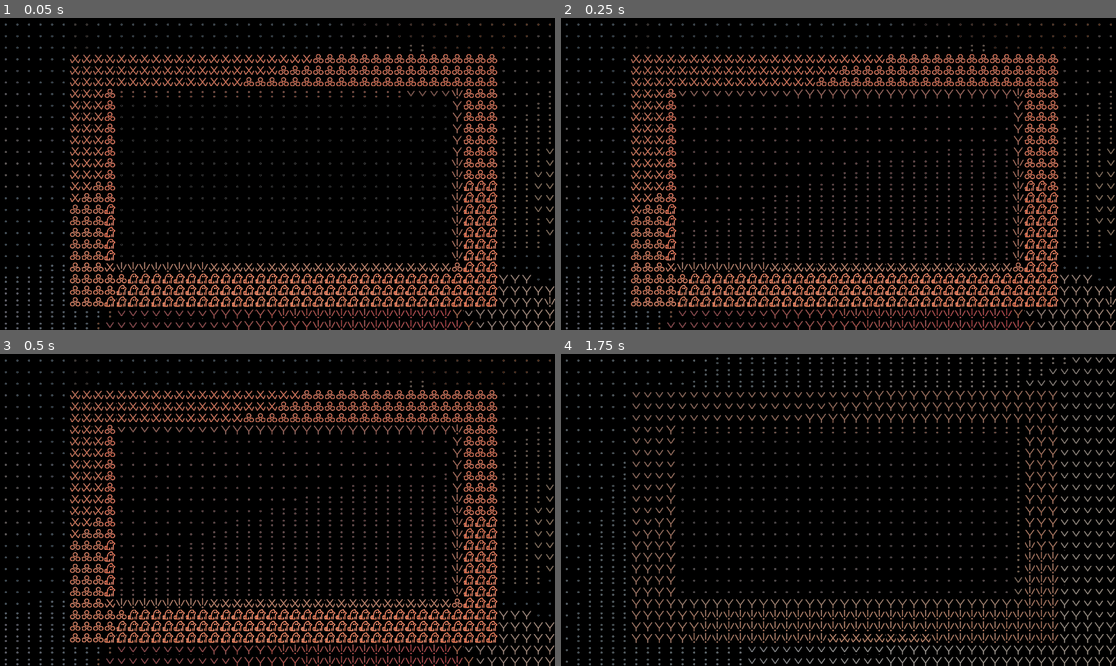
Above: before the commit, frames 1-4 (two rows, left to right).
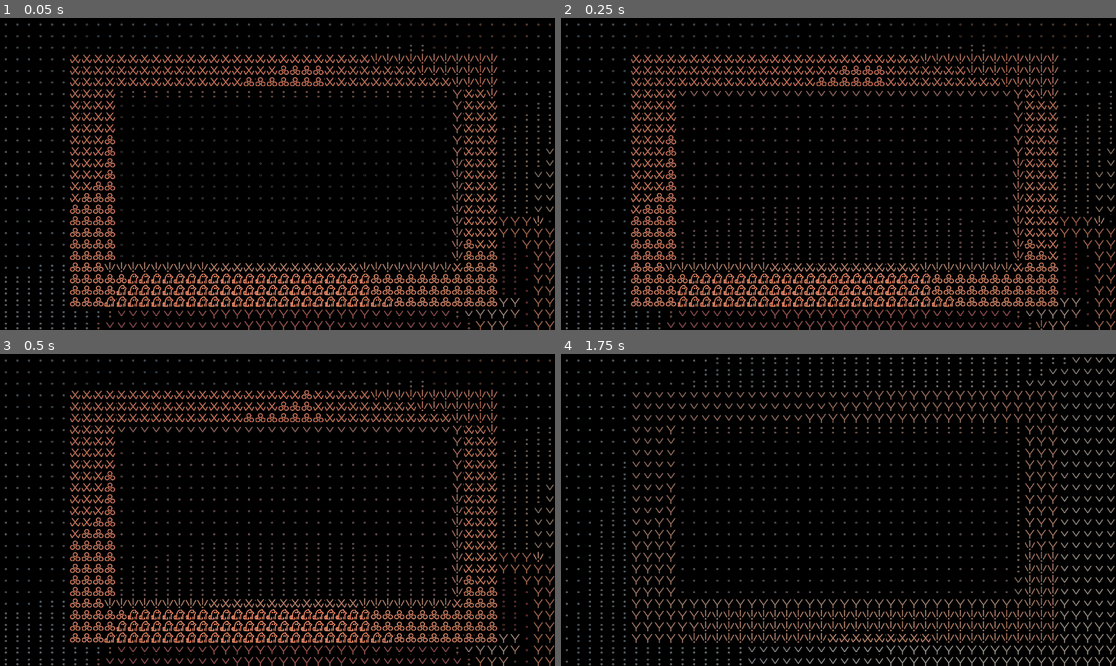
Above: after the commit, the same moments.

Repository: Tchetchouille/ijo-musi
Game: Godot game, scene res://Scenes/SystemsAndManagers/main.tscn
Two runs of this game, one before a commit and one after it. Both use one fixed random seed, a clock stepped at 60 frames per second and the inputs below.
Inputs (mouse positions are in pixels of both pictures, inside the frame that each line leads up to):
- Up to frame 1 (0.05 s): no input
- Up to frame 2 (0.25 s): no input
- Up to frame 3 (0.5 s): no input
- Up to frame 4 (1.75 s): tap Enter (ui_accept) at 0.5, 0.77, 1.52 s; move the mouse to (866, 510) at 0.52 s; hold W (up) from 0.53 s (still down); right-click (866, 510) at 0.6 s; move the mouse to (810, 510) at 1.27 s; right-click (810, 510) at 1.35 s

The runs differ from the first frame. In frame 1, 6.9% of the frame differs, in the area x 18-100%, y 11-100%; in frame 2, 7.8%; in frame 3, 7.8%; in frame 4, nothing differs.

Commit message:
Added basic armchairs to protolevel.

Diff:
--- a/Godot Project/Actual ijo musi Project/actual-ijo-musi-project/Scenes/Levels/proto_level.tscn
+++ b/Godot Project/Actual ijo musi Project/actual-ijo-musi-project/Scenes/Levels/proto_level.tscn
@@ -12,6 +12,7 @@
 [ext_resource type="PackedScene" uid="uid://cvqd1v0rodqk7" path="res://Scenes/Objects/Furniture/basic_carpet.tscn" id="10_8erve"]
 [ext_resource type="PackedScene" uid="uid://du0sda5rvmc1h" path="res://Scenes/Objects/Misc/basic_skeleton.tscn" id="10_vvukb"]
 [ext_resource type="PackedScene" uid="uid://cco2m1ecd7fe5" path="res://Scenes/Objects/Misc/test_box.tscn" id="11_7yymd"]
+[ext_resource type="PackedScene" uid="uid://cusexy548pkov" path="res://Scenes/Objects/Furniture/basic_armchair.tscn" id="11_u56gx"]
 
 [sub_resource type="BoxShape3D" id="BoxShape3D_q0ejg"]
 size = Vector3(0.3, 4, 0.3)
@@ -227,6 +228,12 @@
 
 [node name="BasicCarpet" parent="UnlabeledObjects" instance=ExtResource("10_8erve")]
 transform = Transform3D(1, 0, 0, 0, 1, 0, 0, 0, 1, 0, 0.00682318, 0)
+
+[node name="BasicArmchair" parent="UnlabeledObjects" instance=ExtResource("11_u56gx")]
+transform = Transform3D(0.883308, 0, -0.468793, 0, 1, 0, 0.468793, 0, 0.883308, 1.54307, 0.484777, -2.32887)
+
+[node name="BasicArmchair2" parent="UnlabeledObjects" instance=ExtResource("11_u56gx")]
+transform = Transform3D(-4.19385e-08, -0.959442, 0.281906, 1, -4.37114e-08, 0, 1.23225e-08, 0.281906, 0.959442, -1.71781, 0.617848, -2.65096)
 
 [node name="LocalAmbiance" type="Node3D" parent="."]
 
--- /dev/null
+++ b/Godot Project/Actual ijo musi Project/actual-ijo-musi-project/Scenes/Objects/Furniture/basic_armchair.tscn
@@ -0,0 +1,158 @@
+[gd_scene load_steps=8 format=3 uid="uid://cusexy548pkov"]
+
+[ext_resource type="Material" uid="uid://c3rj5ftppd5dq" path="res://Resources/Materials/basic_wood_material.tres" id="1_driib"]
+[ext_resource type="Material" uid="uid://d4d5hn5yujtj6" path="res://Resources/Materials/basic_metal_material.tres" id="2_6iy8a"]
+
+[sub_resource type="BoxShape3D" id="BoxShape3D_l2hxf"]
+size = Vector3(1.21844, 1.5907, 1.07495)
+
+[sub_resource type="BoxMesh" id="BoxMesh_baxh6"]
+material = ExtResource("1_driib")
+
+[sub_resource type="StandardMaterial3D" id="StandardMaterial3D_7kkg3"]
+albedo_color = Color(0.283727, 0, 0.0188633, 1)
+
+[sub_resource type="BoxMesh" id="BoxMesh_1ft1i"]
+material = SubResource("StandardMaterial3D_7kkg3")
+
+[sub_resource type="TubeTrailMesh" id="TubeTrailMesh_oqjub"]
+material = ExtResource("2_6iy8a")
+
+[node name="BasicArmchair" type="StaticBody3D"]
+
+[node name="CollisionShape3D" type="CollisionShape3D" parent="."]
+transform = Transform3D(1, 0, 0, 0, 1, 0, 0, 0, 1, 0.00442505, 0.295349, 0.100464)
+shape = SubResource("BoxShape3D_l2hxf")
+
+[node name="Model" type="Node3D" parent="."]
+transform = Transform3D(0.8, 0, 0, 0, 0.8, 0, 0, 0, 0.8, 0, 0, 0)
+
+[node name="MeshInstance3D" type="MeshInstance3D" parent="Model"]
+transform = Transform3D(1.5169, 0, 0, 0, 0.224578, 0, 0, 0, 1.34962, 0, 0, 0.157003)
+mesh = SubResource("BoxMesh_baxh6")
+skeleton = NodePath("../..")
+
+[node name="MeshInstance3D3" type="MeshInstance3D" parent="Model"]
+transform = Transform3D(0.235344, 0, 0, 0, 0.140087, 0, 0, 0, 1.29677, -0.640119, 0.514139, 0.153829)
+mesh = SubResource("BoxMesh_baxh6")
+skeleton = NodePath("../..")
+
+[node name="MeshInstance3D7" type="MeshInstance3D" parent="Model"]
+transform = Transform3D(0.14486, 0, 0, 0, 0.379553, 0, 0, 0, 0.145951, -0.639747, 0.256, 0.348452)
+mesh = SubResource("BoxMesh_baxh6")
+skeleton = NodePath("../..")
+
+[node name="MeshInstance3D12" type="MeshInstance3D" parent="Model"]
+transform = Transform3D(0.194295, 0, 0, 0, 1.08494, 0, 0, 0, 0.194743, -0.639747, -0.089, 0.67)
+mesh = SubResource("BoxMesh_baxh6")
+skeleton = NodePath("../..")
+
+[node name="MeshInstance3D13" type="MeshInstance3D" parent="Model"]
+transform = Transform3D(0.194295, 0, 0, 0, 1.09543, 0, 0, 0, 0.194743, -0.639747, -0.0740437, -0.37522)
+mesh = SubResource("BoxMesh_baxh6")
+skeleton = NodePath("../..")
+
+[node name="MeshInstance3D9" type="MeshInstance3D" parent="Model"]
+transform = Transform3D(0.14486, 0, 0, 0, 0.379553, 0, 0, 0, 0.145951, -0.639747, 0.256, -0.027)
+mesh = SubResource("BoxMesh_baxh6")
+skeleton = NodePath("../..")
+
+[node name="MeshInstance3D4" type="MeshInstance3D" parent="Model"]
+transform = Transform3D(0.235344, 0, 0, 0, 0.140087, 0, 0, 0, 1.29677, 0.643762, 0.514139, 0.153829)
+mesh = SubResource("BoxMesh_baxh6")
+skeleton = NodePath("../..")
+
+[node name="MeshInstance3D8" type="MeshInstance3D" parent="Model"]
+transform = Transform3D(0.14486, 0, 0, 0, 0.379553, 0, 0, 0, 0.145951, 0.644133, 0.256, 0.348452)
+mesh = SubResource("BoxMesh_baxh6")
+skeleton = NodePath("../..")
+
+[node name="MeshInstance3D14" type="MeshInstance3D" parent="Model"]
+transform = Transform3D(0.194295, 0, 0, 0, 1.08494, 0, 0, 0, 0.194743, 0.644133, -0.089, 0.67)
+mesh = SubResource("BoxMesh_baxh6")
+skeleton = NodePath("../..")
+
+[node name="MeshInstance3D15" type="MeshInstance3D" parent="Model"]
+transform = Transform3D(0.194295, 0, 0, 0, 1.09543, 0, 0, 0, 0.194743, 0.644133, -0.0740437, -0.37522)
+mesh = SubResource("BoxMesh_baxh6")
+skeleton = NodePath("../..")
+
+[node name="MeshInstance3D10" type="MeshInstance3D" parent="Model"]
+transform = Transform3D(0.14486, 0, 0, 0, 0.379553, 0, 0, 0, 0.145951, 0.644133, 0.256, -0.027)
+mesh = SubResource("BoxMesh_baxh6")
+skeleton = NodePath("../..")
+
+[node name="MeshInstance3D2" type="MeshInstance3D" parent="Model"]
+transform = Transform3D(1.01645, 0, 0, 0, 1.42766, 0, 0, 0, 0.180274, 0, 0.644147, -0.404334)
+mesh = SubResource("BoxMesh_baxh6")
+skeleton = NodePath("../..")
+
+[node name="MeshInstance3D17" type="MeshInstance3D" parent="Model"]
+transform = Transform3D(1.08345, 0, 0, 0, 0.21059, 0, 0, 0, 1.00192, 0, 0.105926, 0.23302)
+mesh = SubResource("BoxMesh_1ft1i")
+skeleton = NodePath("../..")
+
+[node name="MeshInstance3D18" type="MeshInstance3D" parent="Model"]
+transform = Transform3D(0.933512, 0, 0, 0, 1.05655, 0, 0, 0, 0.0501267, 0, 0.77223, -0.306939)
+mesh = SubResource("BoxMesh_1ft1i")
+skeleton = NodePath("../..")
+
+[node name="MeshInstance3D19" type="MeshInstance3D" parent="Model"]
+transform = Transform3D(0.05, 0, 0, 0, -4.37114e-09, -0.05, 0, 0.1, -2.18557e-09, 0.403854, 0.669374, -0.318807)
+mesh = SubResource("TubeTrailMesh_oqjub")
+skeleton = NodePath("../..")
+
+[node name="MeshInstance3D20" type="MeshInstance3D" parent="Model"]
+transform = Transform3D(0.05, 0, 0, 0, -4.37114e-09, -0.05, 0, 0.1, -2.18557e-09, -0.404, 0.669, -0.319)
+mesh = SubResource("TubeTrailMesh_oqjub")
+skeleton = NodePath("../..")
+
+[node name="MeshInstance3D29" type="MeshInstance3D" parent="Model"]
+transform = Transform3D(0.05, 0, 0, 0, -4.37114e-09, -0.05, 0, 0.1, -2.18557e-09, 0.403854, 0.455885, -0.318807)
+mesh = SubResource("TubeTrailMesh_oqjub")
+skeleton = NodePath("../..")
+
+[node name="MeshInstance3D30" type="MeshInstance3D" parent="Model"]
+transform = Transform3D(0.05, 0, 0, 0, -4.37114e-09, -0.05, 0, 0.1, -2.18557e-09, -0.404, 0.455511, -0.319)
+mesh = SubResource("TubeTrailMesh_oqjub")
+skeleton = NodePath("../..")
+
+[node name="MeshInstance3D21" type="MeshInstance3D" parent="Model"]
+transform = Transform3D(0.05, 0, 0, 0, -4.37114e-09, -0.05, 0, 0.1, -2.18557e-09, -0.404, 0.862951, -0.319)
+mesh = SubResource("TubeTrailMesh_oqjub")
+skeleton = NodePath("../..")
+
+[node name="MeshInstance3D22" type="MeshInstance3D" parent="Model"]
+transform = Transform3D(0.05, 0, 0, 0, -4.37114e-09, -0.05, 0, 0.1, -2.18557e-09, 0.404, 0.863, -0.319)
+mesh = SubResource("TubeTrailMesh_oqjub")
+skeleton = NodePath("../..")
+
+[node name="MeshInstance3D23" type="MeshInstance3D" parent="Model"]
+transform = Transform3D(0.05, 0, 0, 0, -4.37114e-09, -0.05, 0, 0.1, -2.18557e-09, -0.404, 1.05299, -0.319)
+mesh = SubResource("TubeTrailMesh_oqjub")
+skeleton = NodePath("../..")
+
+[node name="MeshInstance3D24" type="MeshInstance3D" parent="Model"]
+transform = Transform3D(0.05, 0, 0, 0, -4.37114e-09, -0.05, 0, 0.1, -2.18557e-09, 0.404, 1.05304, -0.319)
+mesh = SubResource("TubeTrailMesh_oqjub")
+skeleton = NodePath("../..")
+
+[node name="MeshInstance3D25" type="MeshInstance3D" parent="Model"]
+transform = Transform3D(0.05, 0, 0, 0, -4.37114e-09, -0.05, 0, 0.1, -2.18557e-09, 0, 1.214, -0.319)
+mesh = SubResource("TubeTrailMesh_oqjub")
+skeleton = NodePath("../..")
+
+[node name="MeshInstance3D26" type="MeshInstance3D" parent="Model"]
+transform = Transform3D(0.05, 0, 0, 0, -4.37114e-09, -0.05, 0, 0.1, -2.18557e-09, 0.202, 1.214, -0.319)
+mesh = SubResource("TubeTrailMesh_oqjub")
+skeleton = NodePath("../..")
+
+[node name="MeshInstance3D27" type="MeshInstance3D" parent="Model"]
+transform = Transform3D(0.05, 0, 0, 0, -4.37114e-09, -0.05, 0, 0.1, -2.18557e-09, -0.202, 1.21357, -0.319)
+mesh = SubResource("TubeTrailMesh_oqjub")
+skeleton = NodePath("../..")
+
+[node name="MeshInstance3D28" type="MeshInstance3D" parent="Model"]
+transform = Transform3D(0.05, 0, 0, 0, -4.37114e-09, -0.05, 0, 0.1, -2.18557e-09, -0.202, 1.21362, -0.319)
+mesh = SubResource("TubeTrailMesh_oqjub")
+skeleton = NodePath("../..")
Not shown: 1 places in Godot Project/Actual ijo musi Project/actual-ijo-musi-project/Scenes/Levels/proto_level.tscn that only renumber resources
